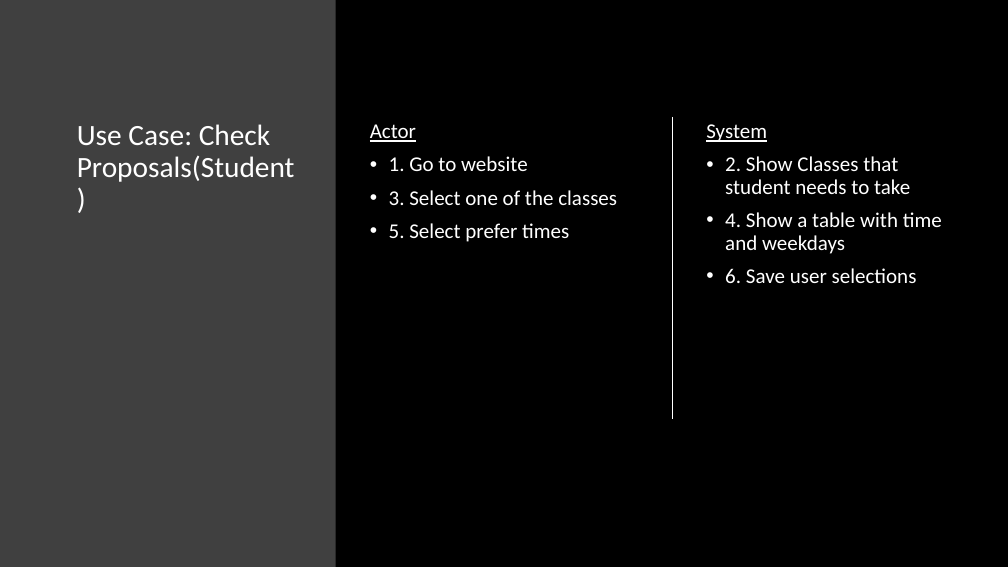
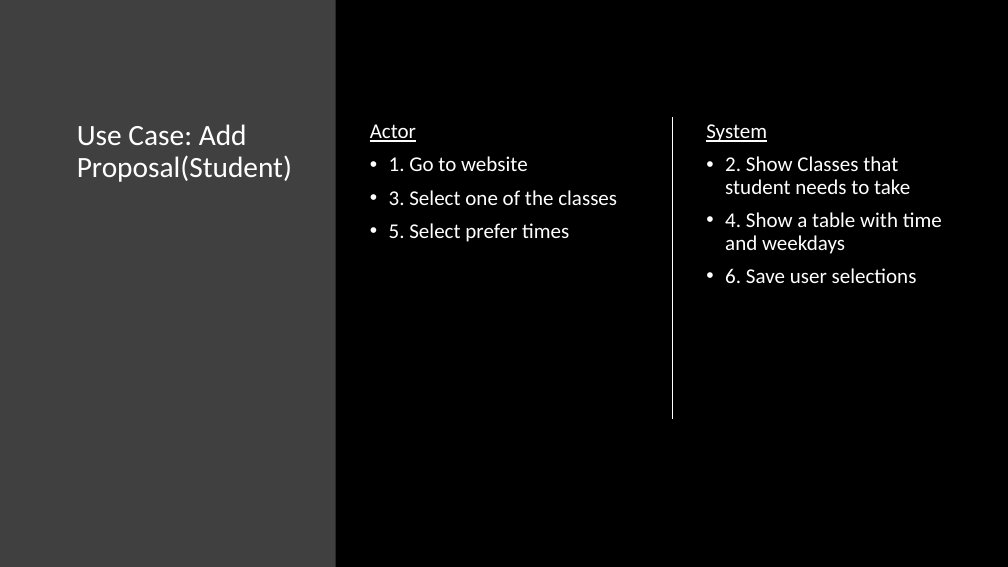
Before and after one commit to ArtemSkit/HiveMind, a slide deck: slide 2 of Presentation.pptx. Drawn at 1008x567 pixels with LibreOffice and Linux fonts; fonts in the diff are those of the drawing. Boxes give left, top, right and bottom in pixels: in the first picture for what was removed or moved away, otherwise in the second. Text is boxed around its words. In the diff, an @@ line names an element or a change of style, - is before the commit and + after.

Commit message:
Edited presentation

```diff
--- a/Presentation.pptx
+++ b/Presentation.pptx
@@ title at box(77, 124, 292, 182): text changed @@
-Use Case: Check Proposals(Student)
+Use Case: Add Proposal(Student)
```
Also in this commit, not shown: 1 other slide changed.
